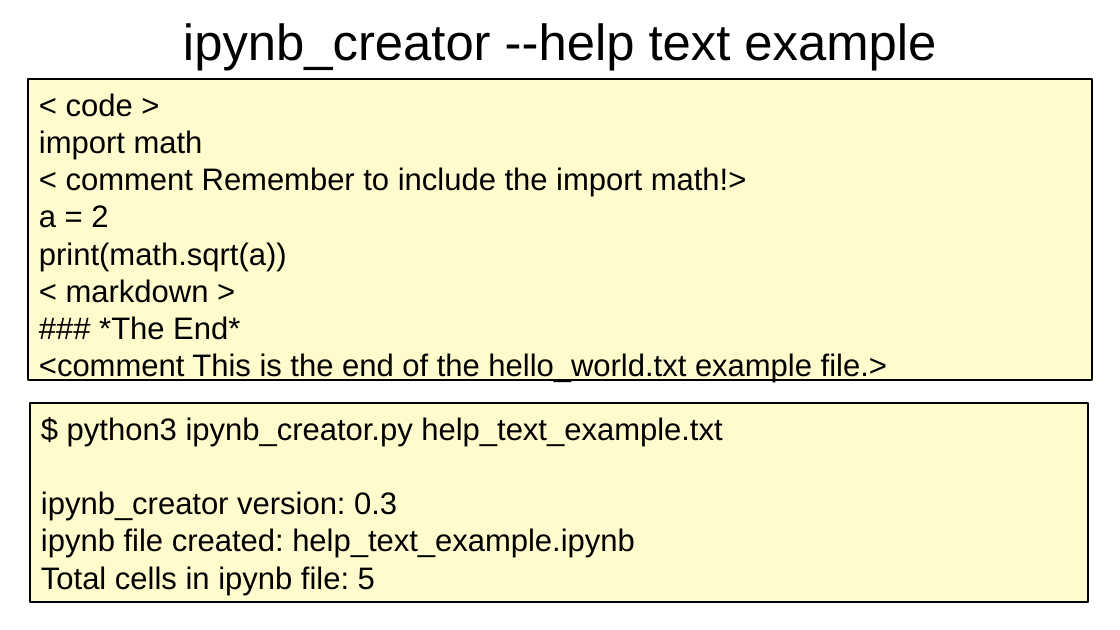
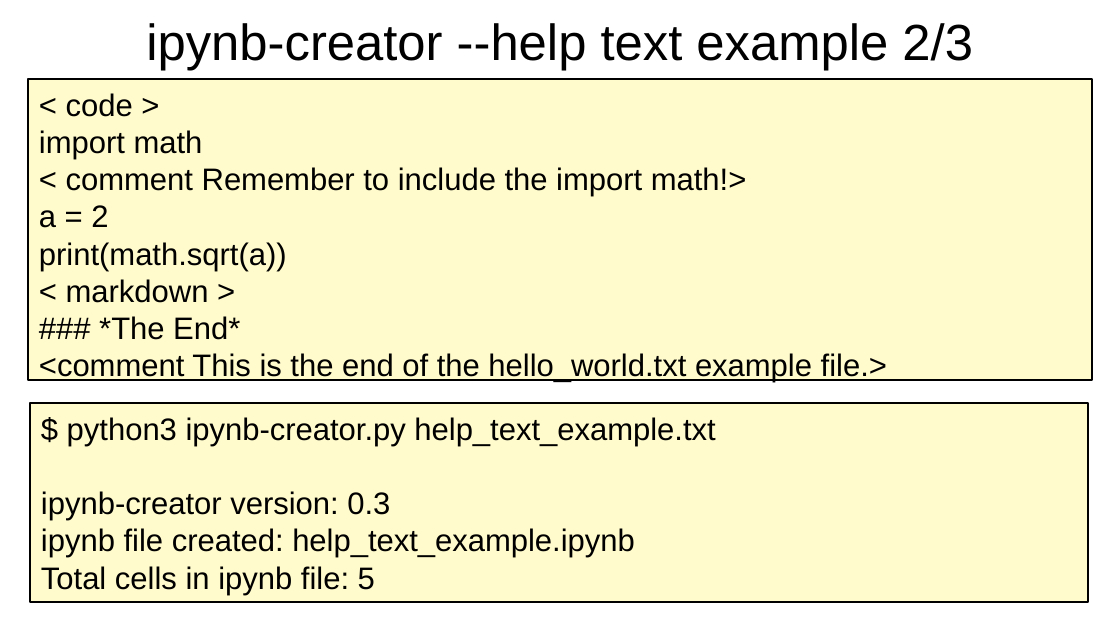
Before and after one commit to irsbugs/ipynb-creator, a slide deck: slide 19 of ipynb_creator_presentation.odp. Drawn at 1120x630 pixels with LibreOffice and Linux fonts; fonts in the diff are those of the drawing. Boxes give left, top, right and bottom in pixels: in the first picture for what was removed or moved away, otherwise in the second. Text is boxed around its words. In the diff, an @@ line names an element or a change of style, - is before the commit and + after.

```diff
--- a/ipynb_creator_presentation.odp
+++ b/ipynb_creator_presentation.odp
@@ title at (146,23,973,71): text changed @@
-ipynb_creator --help text example
+ipynb-creator --help text example 2/3
@@ text in rectangle at (41,417,715,521): text changed @@
-$ python3 ipynb_creator.py help_text_example.txt
-ipynb_creator version: 0.3
+$ python3 ipynb-creator.py help_text_example.txt
+ipynb-creator version: 0.3
```
Also in this commit, not shown: 13 other slides changed.
